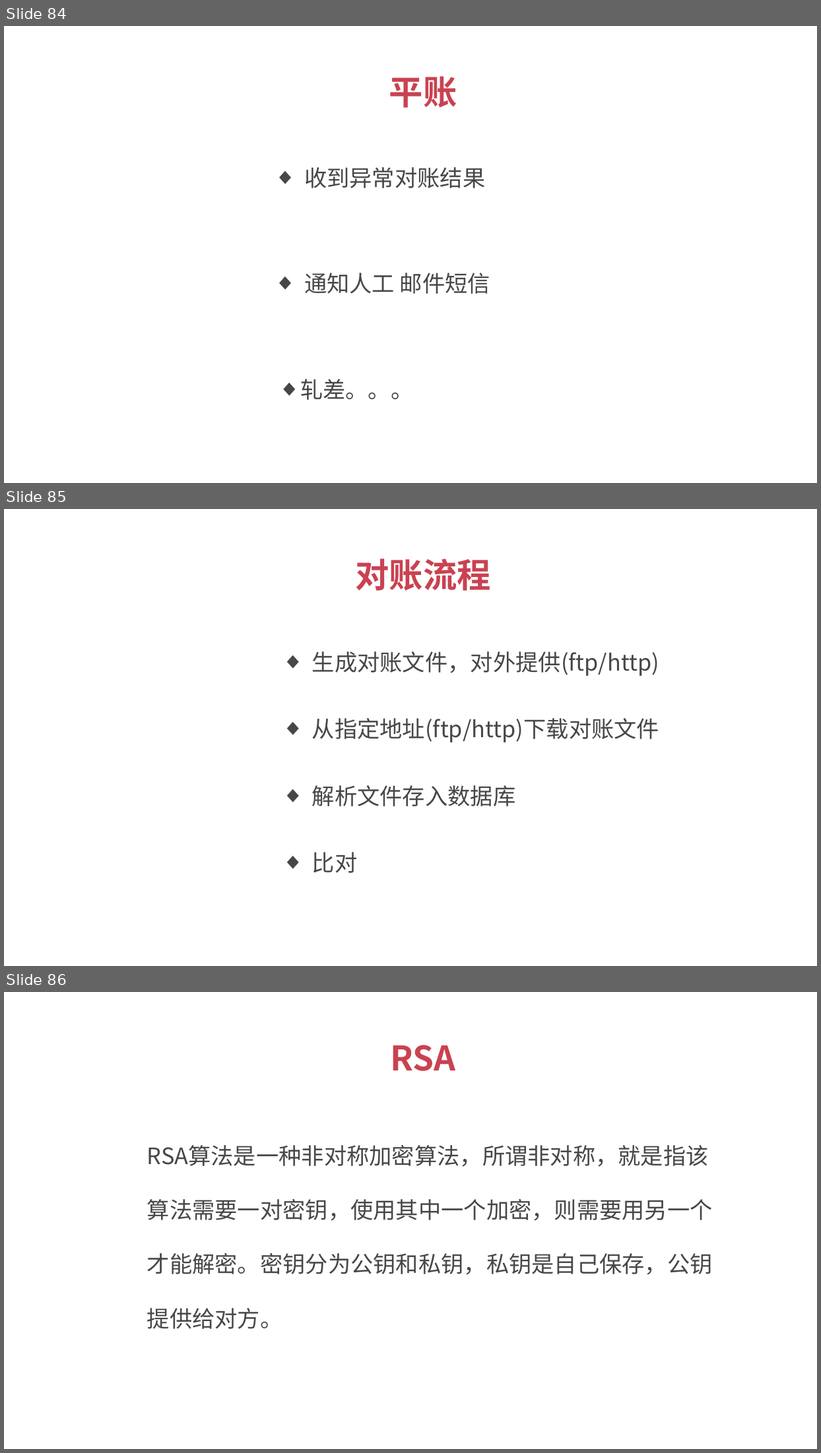
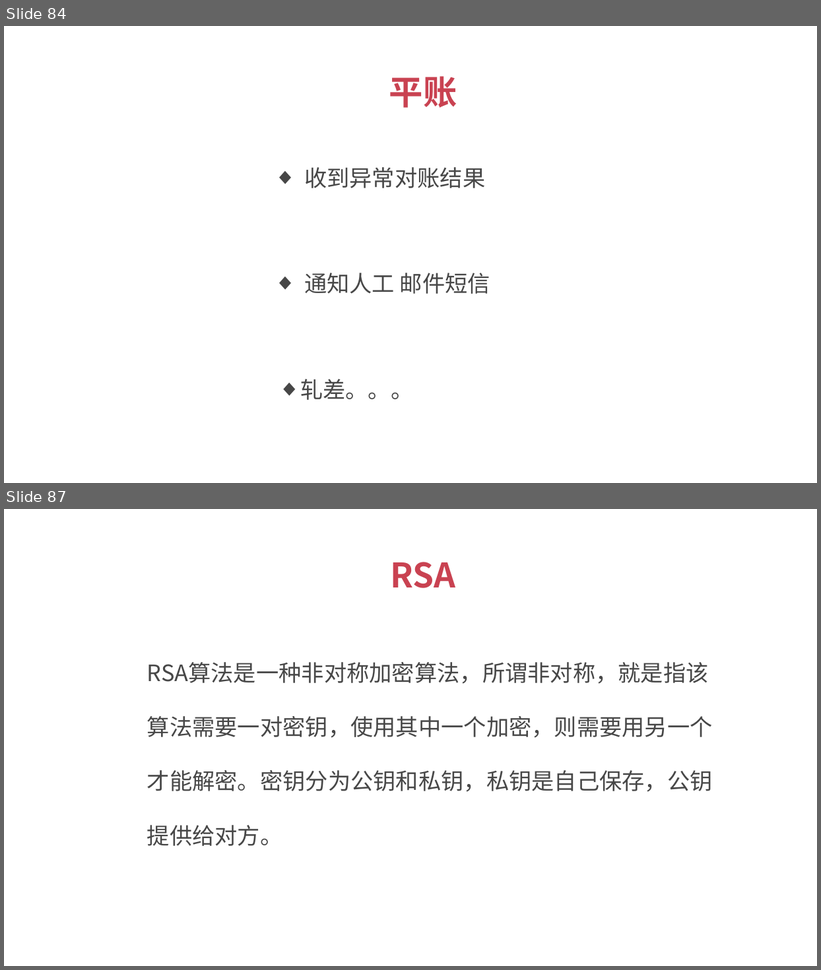
Before and after one commit to 1329555958/financial, a slide deck: 理财平台.pptx. Shown one above the other, each under a label of ours: slides 84, 85 and 86 before the commit, slides 84 and 87 after it; the slides between them are not shown. The pictures are 821x1453 and 821x970 pixels, drawn with LibreOffice and Linux fonts; fonts in the diff are those of the drawing. Boxes give left, top, right and bottom in pixels: in the first picture for what was removed or moved away, otherwise in the second. Text is boxed around its words. In the diff, an @@ line names an element or a change of style, - is before the commit and + after.

Commit message:
定时对账

```diff
--- a/理财平台.pptx
+++ b/理财平台.pptx
@@ slide 85 removed at <box>4,509,817,966</box>, background #FFFFFF @@
@@ text removed at <box>356,559,491,591</box> @@
-对账流程
@@ text removed at <box>312,652,659,676</box> @@
-  ◆ 生成对账文件，对外提供(ftp/http)
@@ text removed at <box>312,718,659,743</box> @@
-  ◆ 从指定地址(ftp/http)下载对账文件
@@ text removed at <box>312,786,516,807</box> @@
-  ◆ 解析文件存入数据库
@@ text removed at <box>312,852,357,873</box> @@
-  ◆ 比对
@@ what was slide 86 is now slide 87 @@
```
Also in this commit, not shown: 2 slides added, 2 other files.
